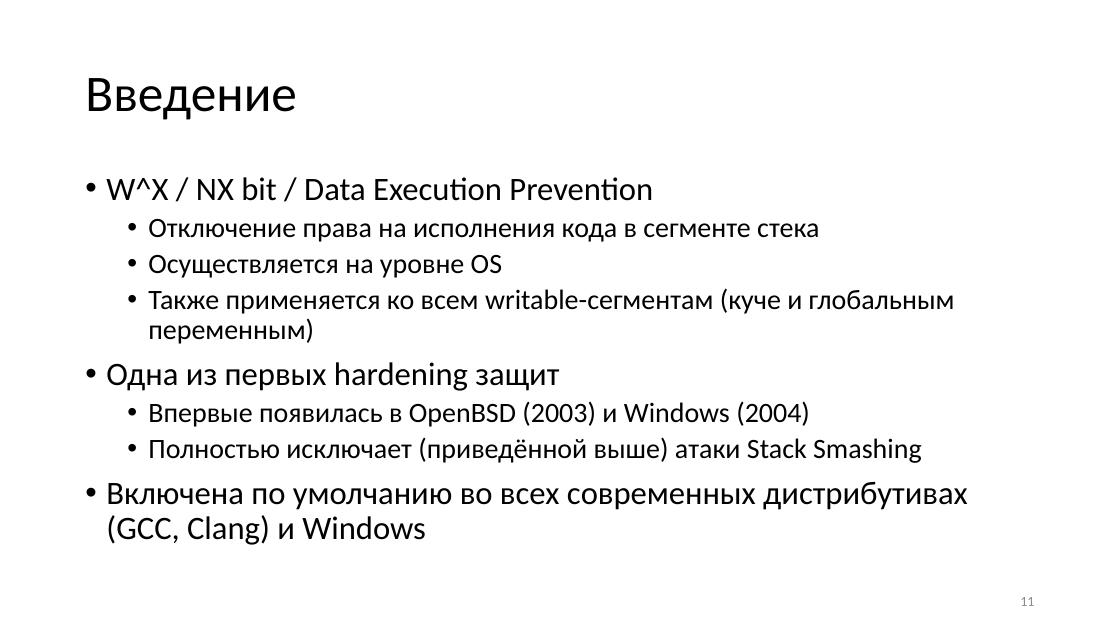
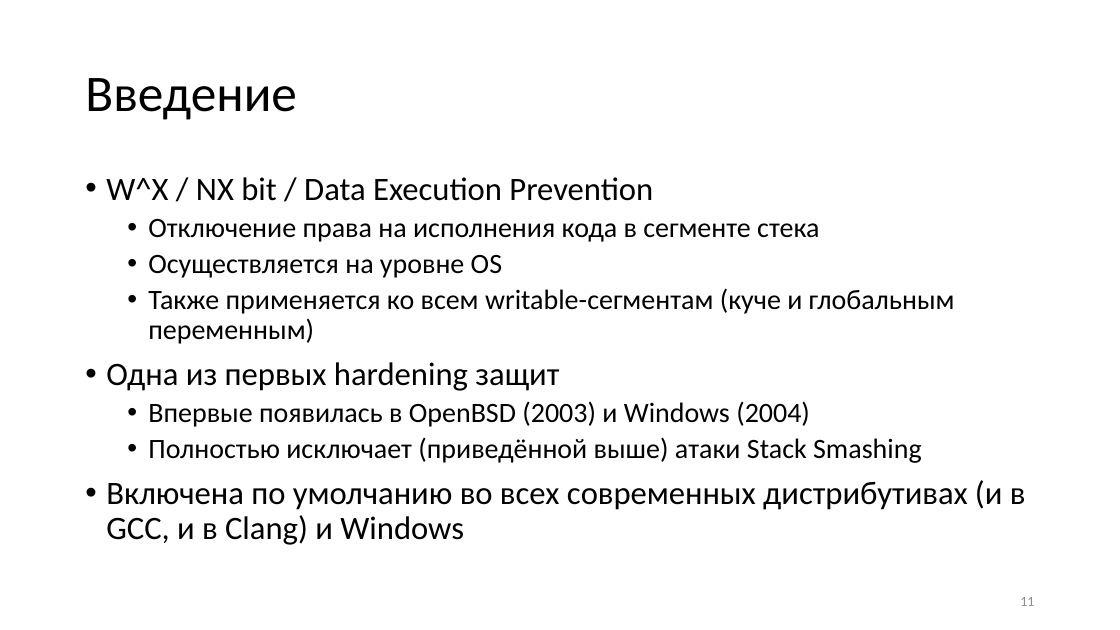
Before and after one commit to yugr/slides, a slide deck: slide 11 of CppZeroCost/2025/RU.pptx. Drawn at 1120x630 pixels with LibreOffice and Linux fonts; fonts in the diff are those of the drawing. Boxes give left, top, right and bottom in pixels: in the first picture for what was removed or moved away, otherwise in the second. Text is boxed around its words. In the diff, an @@ line names an element or a change of style, - is before the commit and + after.

```diff
--- a/CppZeroCost/2025/RU.pptx
+++ b/CppZeroCost/2025/RU.pptx
@@ text at [106, 480, 1026, 545]: text changed @@
-• Включена по умолчанию во всех современных дистрибутивах (GCC, Clang) и Windows
+• Включена по умолчанию во всех современных дистрибутивах (и в GCC, и в Clang) и Windows
```
Also in this commit, not shown: 11 other slides changed, 5 other files.
